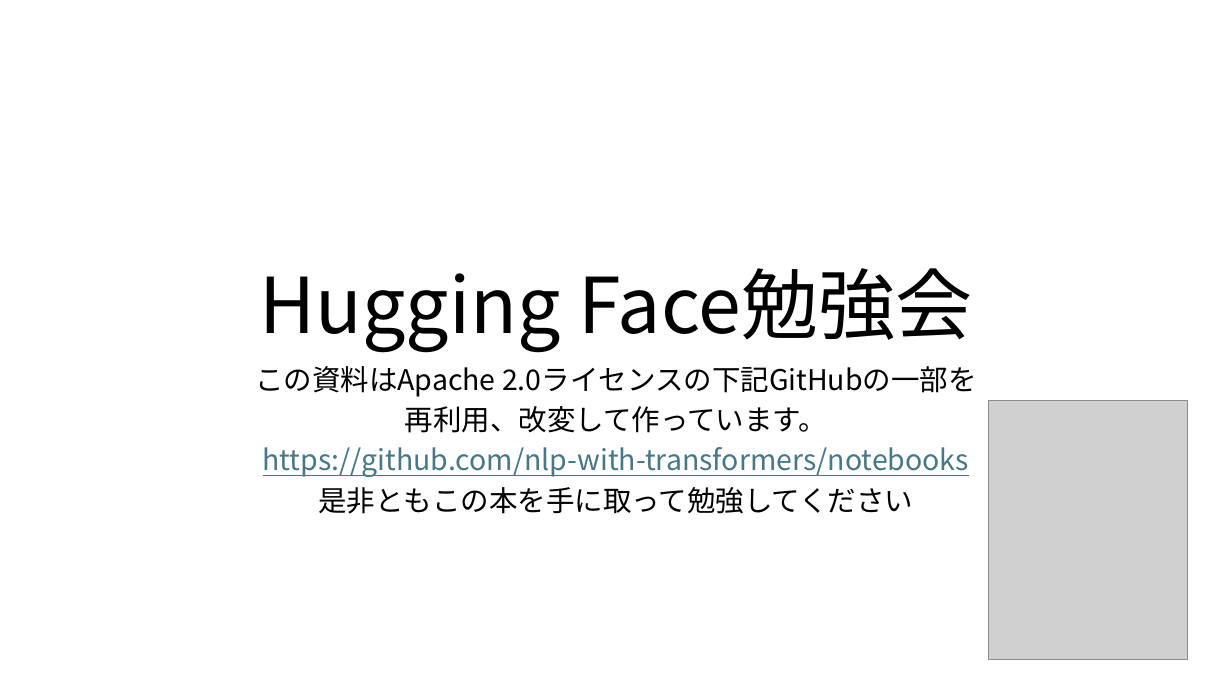
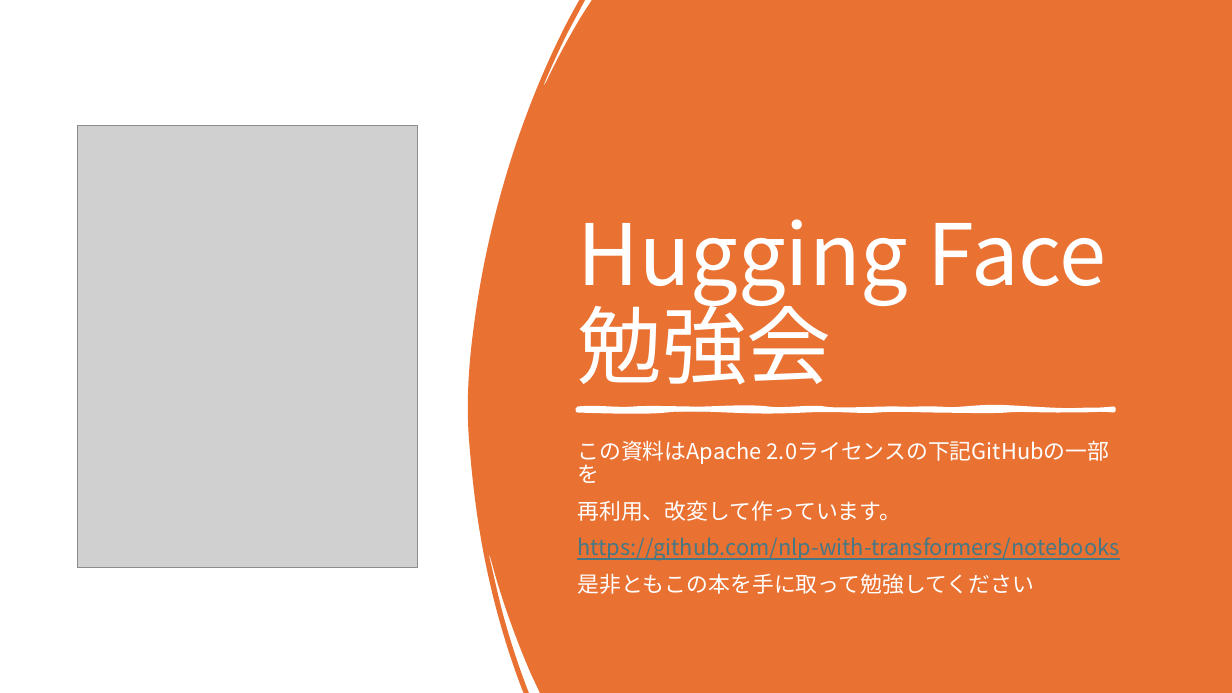
Before and after one commit to ikedachin/study_huggingface, a slide deck: slide 1 of huggingface 発表資料.pptx. Drawn at 1232x693 pixels with LibreOffice and Linux fonts; fonts in the diff are those of the drawing; grey boxes stand for pictures. Boxes give left, top, right and bottom in pixels: in the first picture for what was removed or moved away, otherwise in the second. Text is boxed around its words. In the diff, an @@ line names an element or a change of style, - is before the commit and + after.

Commit message:
発表資料9割？

```diff
--- a/huggingface 発表資料.pptx
+++ b/huggingface 発表資料.pptx
@@ freeform shape added at [468, 0, 1232, 693], fill #E97132 @@
@@ title "Hugging Face勉強会": place and size @@
-title "Hugging Face勉強会" at [260, 268, 972, 353]
+title "Hugging Face勉強会" at [577, 219, 908, 307]
@@ title "Hugging Face勉強会" at [577, 219, 908, 307]: size 60 to 66 pt, text colour #000000 to #FFFFFF; alignment centre to left @@
@@ picture: place and size @@
-picture at [989, 401, 1189, 660]
+picture at [78, 126, 418, 568]
@@ freeform shape added at [578, 409, 1114, 410], fill #FFFFFF, outline #FFFFFF 3.25 pt @@
@@ subtitle "この資料はApache 2.0ライセンスの下記GitHubの一部を": place and size @@
-subtitle "この資料はApache 2.0ライセンスの下記GitHubの一部を" at [255, 366, 977, 514]
+subtitle "この資料はApache 2.0ライセンスの下記GitHubの一部を" at [577, 440, 1119, 594]
@@ subtitle "この資料はApache 2.0ライセンスの下記GitHubの一部を" at [577, 440, 1119, 594]: size 22.2 to 17 pt; text colour #000000 to #FFFFFF in "この資料はApache 2.0ライセンスの下記GitHubの一部を", "再利用、改変して作っています。", "是非ともこの本を手に取って勉強してください"; alignment centre to left; line spacing 0.8 to 0.9 @@
```
Also in this commit, not shown: 10 other slides changed, 3 slides added, 1 slide removed.
